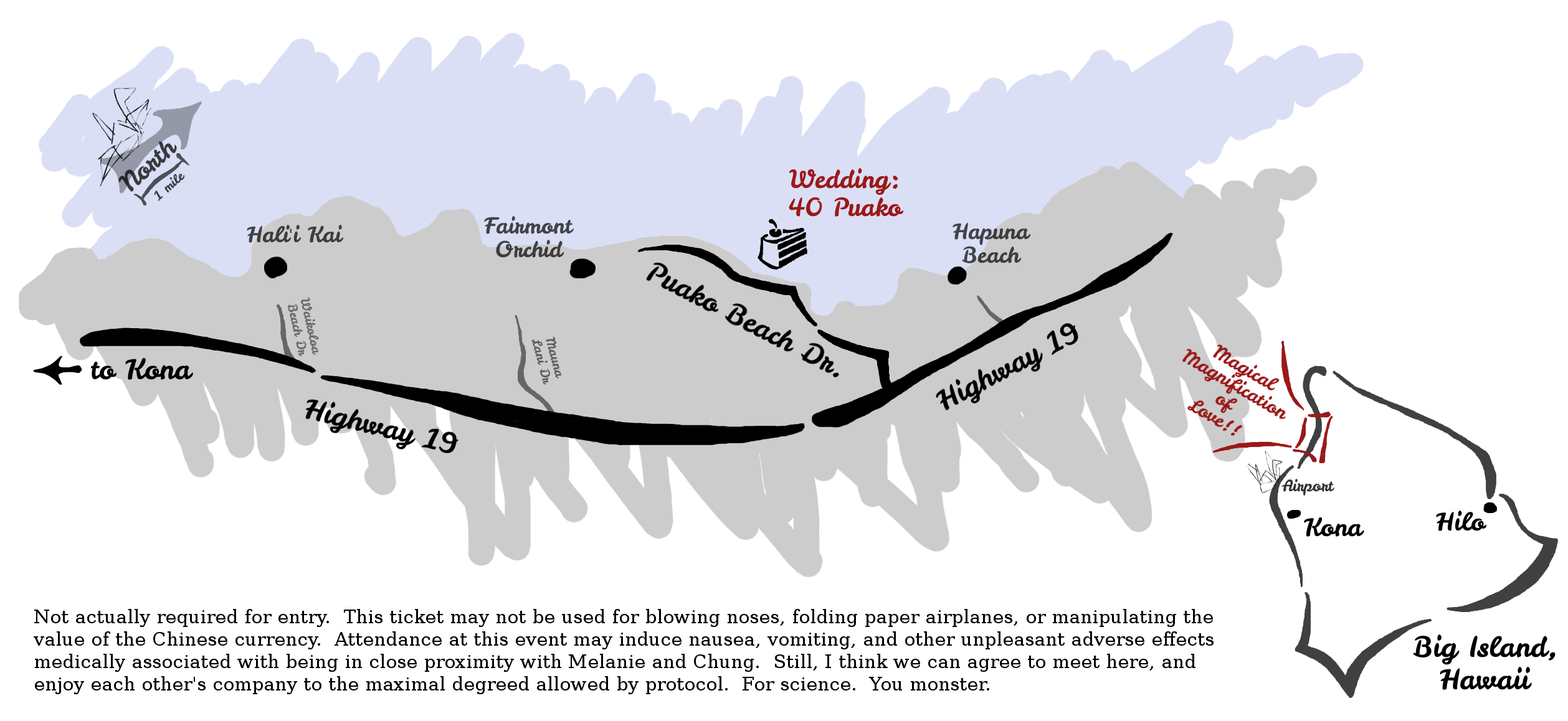
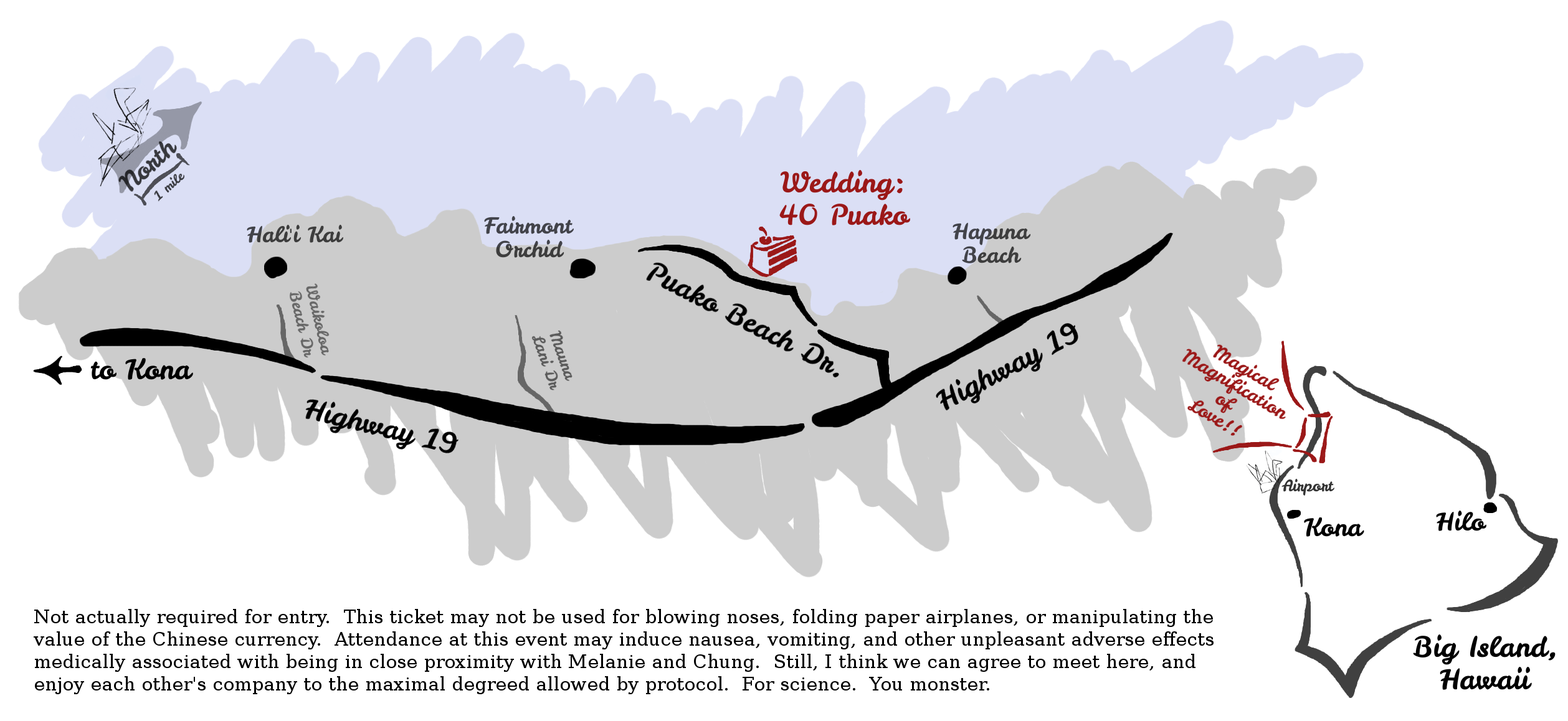
Two versions of the same layered image (1568 x 721). Layer-by-layer changes:
painted on "Wedding: ..." over 779, 168, 911, 226
painted on "Cake" over 747, 218, 808, 278
painted on "Mauna ..." over 531, 330, 573, 391
painted on "Waikoloa ..." over 287, 283, 330, 359
